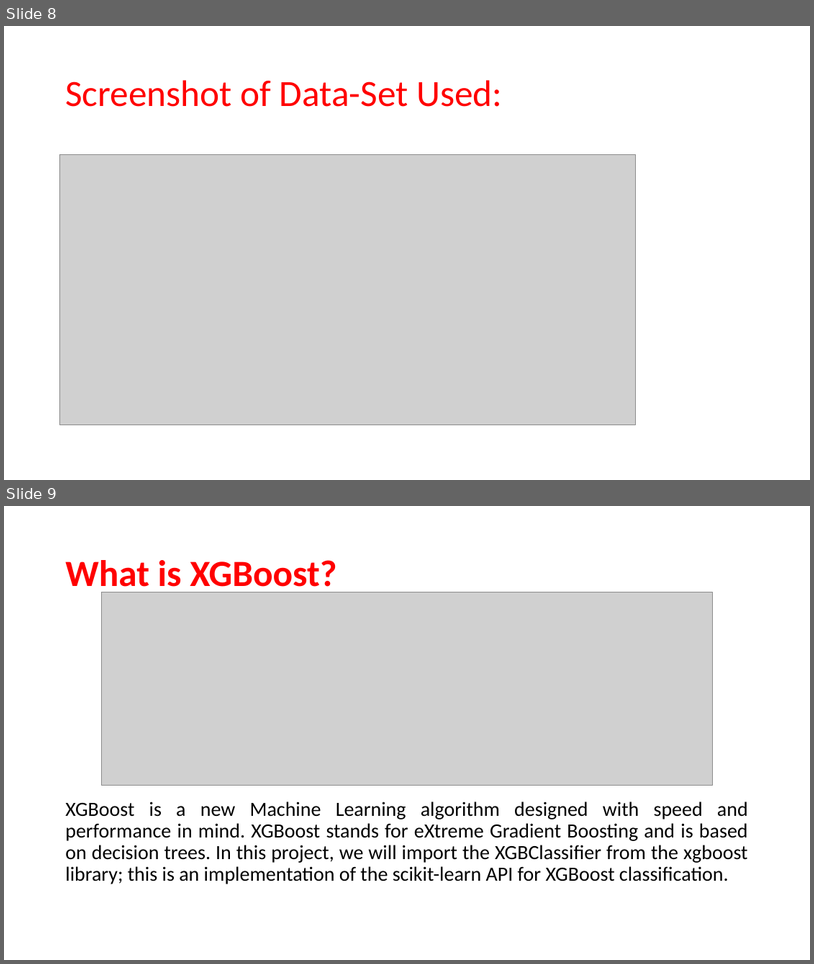
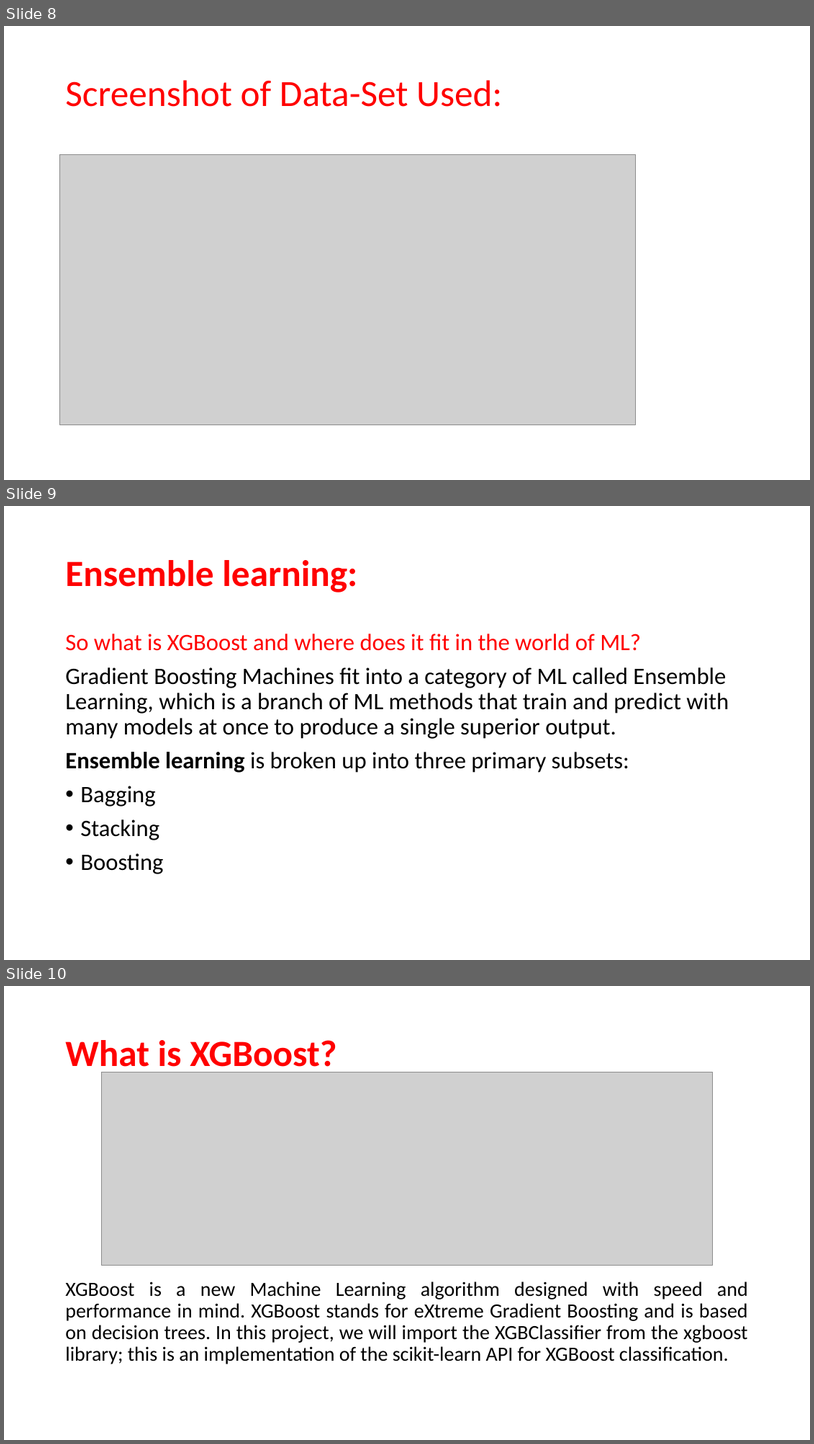
Before and after one commit to scorpiocodes/ParkinsonDiseaseDetection, a slide deck: Presentation/Parkinson’s Disease Detection.pptx. Shown one above the other, each under a label of ours: slides 8 and 9 before the commit, slides 8, 9 and 10 after it. The pictures are 814x964 and 814x1444 pixels, drawn with LibreOffice and Linux fonts; fonts in the diff are those of the drawing; grey boxes stand for pictures. Boxes give left, top, right and bottom in pixels: in the first picture for what was removed or moved away, otherwise in the second. Text is boxed around its words. In the diff, an @@ line names an element or a change of style, - is before the commit and + after.

Commit message:
Final Push

```diff
--- a/Presentation/Parkinson’s Disease Detection.pptx
+++ b/Presentation/Parkinson’s Disease Detection.pptx
@@ slide 9 added at (4,506,810,960), background #FFFFFF @@
@@ title added at (65,560,358,592), 44 pt, text #FF0000, bold @@
+Ensemble learning:
@@ text added at (65,633,729,874), 28 pt, text #000000 @@
+So what is XGBoost and where does it fit in the world of ML?
+Gradient Boosting Machines fit into a category of ML called Ensemble Learning, which is a branch of ML methods that train and predict with many models at once to produce a single superior output.
+Ensemble learning is broken up into three primary subsets:
+• Bagging
+• Stacking
+• Boosting
@@ what was slide 9 is now slide 10 @@
```
Also in this commit, not shown: 1 slide changed.
